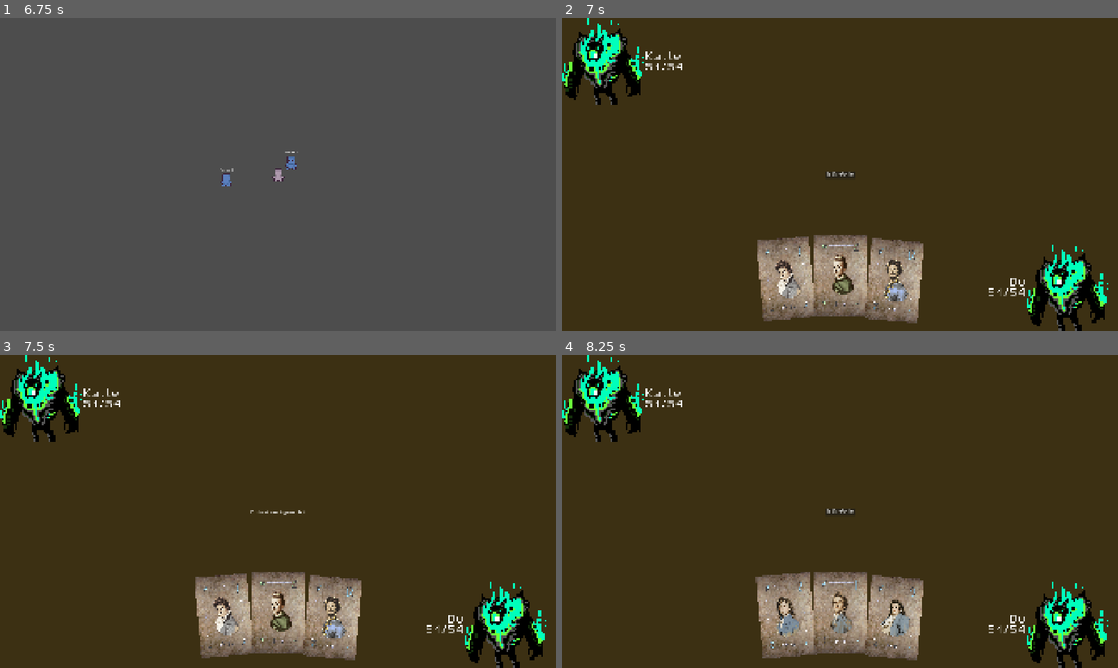
Above: before the commit, frames 1-4 (two rows, left to right).
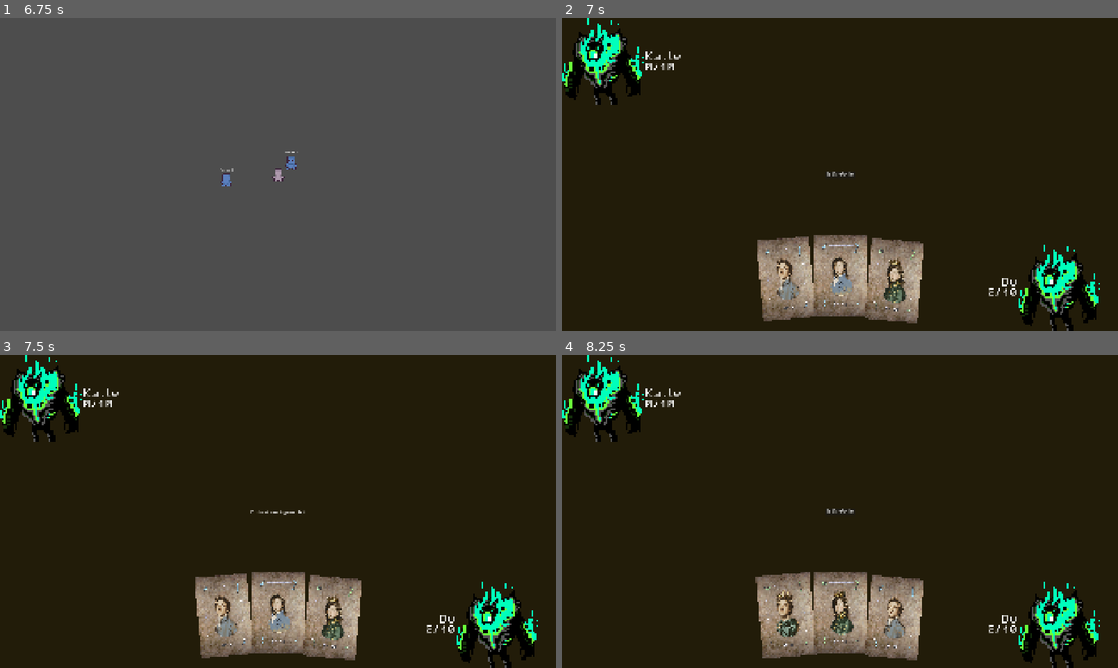
Above: after the commit, the same moments.

Repository: Dobix/godot-nostra
Game: Godot game, scene res://scenes/main.tscn
The game is run twice, just before and just after one commit, with the same random seed, the same clock (stepped at 60 frames per second) and the same inputs.
Inputs (mouse positions are in pixels of both pictures, inside the frame that each line leads up to):
- Up to frame 1 (6.75 s): tap E (Interact) at 0.5, 0.6, 1.25, 1.35, 2, 2.3, 2.75, 2.85, 3.5, 3.6, 4.25, 4.55, 5.1, 5.85 s; move the mouse to (400, 158) at 0.52 s; hold D (right) 0.53-1.28 s; click (400, 158) at 0.67 s; move the mouse to (166, 190) at 1.27 s; hold S (down) 1.28-2.03 s; move the mouse to (333, 105) at 2.02 s; hold D (right) 2.03-2.78 s; click (333, 105) at 2.1 s; move the mouse to (250, 237) at 2.77 s; hold W (up) 2.78-3.53 s; click (250, 237) at 2.92 s; move the mouse to (444, 221) at 3.52 s; hold A (left) 3.53-5.03 s; move the mouse to (111, 127) at 4.27 s; click (111, 127) at 4.35 s; move the mouse to (305, 174) at 5.02 s; hold S (down) 5.03-5.78 s; click (305, 174) at 5.17 s; move the mouse to (194, 96) at 5.77 s; hold D (right) 5.78-6.53 s; move the mouse to (400, 158) at 6.52 s; hold W (up) from 6.53 s (still down); click (400, 158) at 6.6 s
- Up to frame 2 (7 s): keep holding W (up); tap E (Interact) at 6.8 s
- Up to frame 3 (7.5 s): release W (up) at 7.25 s; click "Würfeln" at 7.25 s
- Up to frame 4 (8.25 s): move the mouse to (784, 614) at 8.02 s; hold D (right) from 8.03 s (still down); tap E (Interact) at 8.1 s; click (784, 614) at 8.17 s

Frame 1 is identical in both runs. In frame 2, 91% of the frame differs, in the area x 0-100%, y 0-100%; in frame 3, 91%; in frame 4, 91%.

Commit message:
added scores

Diff:
--- a/scenes/nostra/nostra_game.tscn
+++ b/scenes/nostra/nostra_game.tscn
@@ -24,7 +24,7 @@
 anchor_bottom = 1.0
 grow_horizontal = 2
 grow_vertical = 2
-color = Color(0.234023, 0.18882, 0.0760692, 1)
+color = Color(0.134493, 0.108744, 0.0369472, 1)
 
 [node name="Enemy_Info" type="HBoxContainer" parent="."]
 custom_minimum_size = Vector2(0, 300)
@@ -205,7 +205,7 @@
 
 [node name="Hand" type="ColorRect" parent="."]
 custom_minimum_size = Vector2(600, 180)
-anchors_preset = -1
+anchors_preset = 7
 anchor_left = 0.5
 anchor_top = 1.0
 anchor_right = 0.5
--- a/scenes/overworld/npc.tscn
+++ b/scenes/overworld/npc.tscn
@@ -31,6 +31,9 @@
 
 [node name="NPC" type="Area2D"]
 script = ExtResource("1_hqjbo")
+npc_name = null
+difficulty = null
+win_multiplier = null
 
 [node name="AnimatedSprite2D" type="AnimatedSprite2D" parent="."]
 position = Vector2(3.8147e-06, 3.8147e-06)
--- a/scripts/main.gd
+++ b/scripts/main.gd
@@ -2,14 +2,14 @@
 
 var nostra_active = false
 
-func switch_scene(scene_name: String, npc_name: String = "", difficulty: int = 0, npc_portrait: Texture2D = null):
+func switch_scene(scene_name: String, npc_name: String = "", difficulty: int = 0, npc_portrait: Texture2D = null, win_multiplier: float = 0):
 	match scene_name:
 		"nostra":
 			nostra_active = true
 			var nostra_scene = load("res://scenes/nostra/nostra_game.tscn")
 			var nostra_instance = nostra_scene.instantiate()
 			get_tree().current_scene.add_child(nostra_instance)
-			nostra_instance.start_nostra(npc_name, difficulty, npc_portrait)
+			nostra_instance.start_nostra(npc_name, difficulty, npc_portrait, win_multiplier)
 
 		"overworld":
 			nostra_active = false
--- a/scripts/nostra/deck_manager.gd
+++ b/scripts/nostra/deck_manager.gd
@@ -6,26 +6,26 @@
 		CardData.new("Lucca", CardData.CardType.BRUDER, 1, 2, "green", "res://assets/nostra/cards/01-green.jpg", 2),
 		CardData.new("Vincente", CardData.CardType.BRUDER, 2, 3, "blue", "res://assets/nostra/cards/02-blue.jpg", 3),
 		CardData.new("Vincente", CardData.CardType.BRUDER, 2, 4, "green", "res://assets/nostra/cards/02-green.jpg", 4),
-		CardData.new("Ricardo", CardData.CardType.BRUDER, 3, 5, "blue", "res://assets/nostra/cards/03-blue.jpg", 5),
-		CardData.new("Ricardo", CardData.CardType.BRUDER, 3, 6, "green", "res://assets/nostra/cards/03-green.jpg", 6),
-		CardData.new("Emilio", CardData.CardType.BRUDER, 4, 7, "blue", "res://assets/nostra/cards/04-blue.jpg", 7),
-		CardData.new("Emilio", CardData.CardType.BRUDER, 4, 8, "green", "res://assets/nostra/cards/04-green.jpg", 8),
-		CardData.new("Miguel", CardData.CardType.BRUDER, 5, 9, "blue", "res://assets/nostra/cards/05-blue.jpg", 9),
-		CardData.new("Miguel", CardData.CardType.BRUDER, 5, 10, "green", "res://assets/nostra/cards/05-green.jpg", 10),
-		CardData.new("Luis", CardData.CardType.BRUDER, 6, 11, "blue", "res://assets/nostra/cards/06-blue.jpg", 11),
-		CardData.new("Luis", CardData.CardType.BRUDER, 6, 12, "green", "res://assets/nostra/cards/06-green.jpg", 12),
-		CardData.new("Philipe", CardData.CardType.BRUDER, 7, 13, "blue", "res://assets/nostra/cards/07-blue.jpg", 13),
-		CardData.new("Philipe", CardData.CardType.BRUDER, 7, 14, "green", "res://assets/nostra/cards/07-green.jpg", 14),
-		CardData.new("Julio", CardData.CardType.BRUDER, 8, 15, "blue", "res://assets/nostra/cards/08-blue.jpg", 15),
-		CardData.new("Julio", CardData.CardType.BRUDER, 8, 16, "green", "res://assets/nostra/cards/08-green.jpg", 16),
-		CardData.new("Benito", CardData.CardType.BRUDER, 9, 17, "blue", "res://assets/nostra/cards/09-blue.jpg", 17),
-		CardData.new("Benito", CardData.CardType.BRUDER, 9, 18, "green", "res://assets/nostra/cards/09-green.jpg", 18),
-		CardData.new("Francisco", CardData.CardType.BRUDER, 10, 19, "blue", "res://assets/nostra/cards/10-blue.jpg", 19),
-		CardData.new("Francisco", CardData.CardType.BRUDER, 10, 20, "green", "res://assets/nostra/cards/10-green.jpg", 20),
-		CardData.new("Bernardo", CardData.CardType.BRUDER, 11, 21, "blue", "res://assets/nostra/cards/11-blue.jpg", 21),
-		CardData.new("Bernardo", CardData.CardType.BRUDER, 11, 22, "green", "res://assets/nostra/cards/11-green.jpg", 22),
-		CardData.new("Lorenz", CardData.CardType.BRUDER, 12, 23, "blue", "res://assets/nostra/cards/12-blue.jpg", 23),
-		CardData.new("Lorenz", CardData.CardType.BRUDER, 12, 24, "green", "res://assets/nostra/cards/12-green.jpg", 24),
+		#CardData.new("Ricardo", CardData.CardType.BRUDER, 3, 5, "blue", "res://assets/nostra/cards/03-blue.jpg", 5),
+		#CardData.new("Ricardo", CardData.CardType.BRUDER, 3, 6, "green", "res://assets/nostra/cards/03-green.jpg", 6),
+		#CardData.new("Emilio", CardData.CardType.BRUDER, 4, 7, "blue", "res://assets/nostra/cards/04-blue.jpg", 7),
+		#CardData.new("Emilio", CardData.CardType.BRUDER, 4, 8, "green", "res://assets/nostra/cards/04-green.jpg", 8),
+		#CardData.new("Miguel", CardData.CardType.BRUDER, 5, 9, "blue", "res://assets/nostra/cards/05-blue.jpg", 9),
+		#CardData.new("Miguel", CardData.CardType.BRUDER, 5, 10, "green", "res://assets/nostra/cards/05-green.jpg", 10),
+		#CardData.new("Luis", CardData.CardType.BRUDER, 6, 11, "blue", "res://assets/nostra/cards/06-blue.jpg", 11),
+		#CardData.new("Luis", CardData.CardType.BRUDER, 6, 12, "green", "res://assets/nostra/cards/06-green.jpg", 12),
+		#CardData.new("Philipe", CardData.CardType.BRUDER, 7, 13, "blue", "res://assets/nostra/cards/07-blue.jpg", 13),
+		#CardData.new("Philipe", CardData.CardType.BRUDER, 7, 14, "green", "res://assets/nostra/cards/07-green.jpg", 14),
+		#CardData.new("Julio", CardData.CardType.BRUDER, 8, 15, "blue", "res://assets/nostra/cards/08-blue.jpg", 15),
+		#CardData.new("Julio", CardData.CardType.BRUDER, 8, 16, "green", "res://assets/nostra/cards/08-green.jpg", 16),
+		#CardData.new("Benito", CardData.CardType.BRUDER, 9, 17, "blue", "res://assets/nostra/cards/09-blue.jpg", 17),
+		#CardData.new("Benito", CardData.CardType.BRUDER, 9, 18, "green", "res://assets/nostra/cards/09-green.jpg", 18),
+		#CardData.new("Francisco", CardData.CardType.BRUDER, 10, 19, "blue", "res://assets/nostra/cards/10-blue.jpg", 19),
+		#CardData.new("Francisco", CardData.CardType.BRUDER, 10, 20, "green", "res://assets/nostra/cards/10-green.jpg", 20),
+		#CardData.new("Bernardo", CardData.CardType.BRUDER, 11, 21, "blue", "res://assets/nostra/cards/11-blue.jpg", 21),
+		#CardData.new("Bernardo", CardData.CardType.BRUDER, 11, 22, "green", "res://assets/nostra/cards/11-green.jpg", 22),
+		#CardData.new("Lorenz", CardData.CardType.BRUDER, 12, 23, "blue", "res://assets/nostra/cards/12-blue.jpg", 23),
+		#CardData.new("Lorenz", CardData.CardType.BRUDER, 12, 24, "green", "res://assets/nostra/cards/12-green.jpg", 24),
 		# etc.
 	]
 
--- a/scripts/nostra/nostra_game.gd
+++ b/scripts/nostra/nostra_game.gd
@@ -2,6 +2,7 @@
 
 @onready var deck_manager = preload("res://scripts/nostra/deck_manager.gd").new()
 @onready var ai = preload("res://scripts/nostra/nostra_ai_enemy.gd").new()
+@onready var score_handler = preload("res://scripts/nostra/nostra_score_handler.gd").new()
 
 @onready var hand: ColorRect = $Hand
 @onready var popup: PopupPanel = $PopupPanel
@@ -40,7 +41,9 @@
 
 var round_just_ended := false
 
-func start_nostra(npc_name: String, difficulty: int, npc_portrait: Texture2D):
+var needed_scores
+
+func start_nostra(npc_name: String, difficulty: int, npc_portrait: Texture2D, win_multiplier: float):
 	ai.difficulty = difficulty
 	turn_label.text = ""
 	hand.allowed_to_interact = false
@@ -51,10 +54,17 @@
 	$Player_Info/Player_Portrait.texture = npc_portrait
 
 	var full_deck = deck_manager.get_deck()
-	full_deck.shuffle()
-	var full_game_deck = full_deck.slice(0, 24)
-	player_deck = full_game_deck.slice(0, 12)
-	npc_deck = full_game_deck.slice(12, 24)
+	player_deck = full_deck.duplicate()
+	npc_deck = full_deck.duplicate()
+	player_deck.shuffle()
+	npc_deck.shuffle()
+
+	var deck_age_sum = score_handler.sum_card_age(player_deck)
+
+	needed_scores = score_handler.get_needed_scores(win_multiplier, deck_age_sum)
+	$Enemy_Info/VBoxContainer/Enemy_Score.text = "0/"+str(needed_scores.npc_needed_score)
+	$Player_Info/VBoxContainer/Player_Score.text = "0/"+str(needed_scores.player_needed_score)
+
 
 	player_hand = deck_manager.draw_cards_from_deck(player_deck, 3)
 	npc_hand = deck_manager.draw_cards_from_deck(npc_deck, 3)
@@ -155,18 +165,9 @@
 	npc_decision_label.hide()
 	turn_label.text = ""
 
-	var attacker_wins = false
-	var defender_wins = false
-
-	if decision1 == "älter" and card1.value > card2.value:
-		attacker_wins = true
-	elif decision1 == "jünger" and card1.value < card2.value:
-		attacker_wins = true
-
-	if decision2 == "älter" and card2.value > card1.value:
-		defender_wins = true
-	elif decision2 == "jünger" and card2.value < card1.value:
-		defender_wins = true
+	var result = score_handler.resolve_round(card1, card2, decision1, decision2)
+	var attacker_wins = result.attacker_wins
+	var defender_wins = result.defender_wins
 
 	var result_text = ""
 	result_text += current_attacker + " sagt: Meine Karte (" + str(card1.value) + ") ist " + decision1 + "\n"
@@ -199,10 +200,6 @@
 
 	var player_empty = player_hand.is_empty() and player_deck.is_empty()
 	var npc_empty = npc_hand.is_empty() and npc_deck.is_empty()
-	print(player_empty)
-	print(npc_empty)
-	print(player_hand)
-	print(npc_hand)
 
 	if player_empty and npc_empty:
 		next_turn_button.hide()
@@ -215,6 +212,10 @@
 		player_discard_pile.append(card)
 	elif who == "NPC":
 		npc_discard_pile.append(card)
+	var scores = score_handler.get_current_scores(player_discard_pile, npc_discard_pile)
+	$Player_Info/VBoxContainer/Player_Score.text = str(scores.player_score)+"/"+str(needed_scores.player_needed_score)
+	$Enemy_Info/VBoxContainer/Enemy_Score.text = str(scores.npc_score)+"/"+str(needed_scores.npc_needed_score)
+
 
 func _insert_card_back(deck: Array[CardData], card: CardData):
 	var index = randi() % (deck.size() + 1)
--- /dev/null
+++ b/scripts/nostra/nostra_score_handler.gd
@@ -0,0 +1,45 @@
+extends Node
+
+func sum_card_age(deck: Array[CardData]) -> int:
+	var total := 0
+	for card in deck:
+		total += card.age
+	return total
+
+func get_current_scores(player_discard: Array[CardData], npc_discard: Array[CardData]) -> Dictionary:
+	var player_current_score := sum_card_age(player_discard)
+	var npc_current_score := sum_card_age(npc_discard)
+
+	return {
+		"player_score": player_current_score,
+		"npc_score": npc_current_score
+	}
+
+
+func get_needed_scores(win_mulitplier: int, deck_age_sum: int) -> Dictionary:
+	var player_needed_score = 10
+	var npc_needed_score = 10
+	return {
+		"player_needed_score": player_needed_score,
+		"npc_needed_score": npc_needed_score
+	}
+
+
+func resolve_round(card1: CardData, card2: CardData, decision1: String, decision2: String) -> Dictionary:
+	var attacker_wins = false
+	var defender_wins = false
+
+	if decision1 == "älter" and card1.value > card2.value:
+		attacker_wins = true
+	elif decision1 == "jünger" and card1.value < card2.value:
+		attacker_wins = true
+
+	if decision2 == "älter" and card2.value > card1.value:
+		defender_wins = true
+	elif decision2 == "jünger" and card2.value < card1.value:
+		defender_wins = true
+
+	return {
+		"attacker_wins": attacker_wins,
+		"defender_wins": defender_wins
+	}
--- a/scripts/npc.gd
+++ b/scripts/npc.gd
@@ -3,12 +3,13 @@
 @export var npc_name: String = "Kalle"
 @export var difficulty: NostraAIEnemy.Difficulty = NostraAIEnemy.Difficulty.EASY
 @export var npc_portrait: Texture2D
+@export var win_multiplier: float
 
 var can_interact := false
 
 func _process(delta: float) -> void:
 	if can_interact and Input.is_action_just_pressed("Interact"):
-		Main.switch_scene("nostra", npc_name, difficulty, npc_portrait)
+		Main.switch_scene("nostra", npc_name, difficulty, npc_portrait, win_multiplier)
 
 func _on_body_entered(body: Node2D) -> void:
 	if body.name == "Player":
Not shown, added: scripts/nostra/nostra_score_handler.gd.uid
